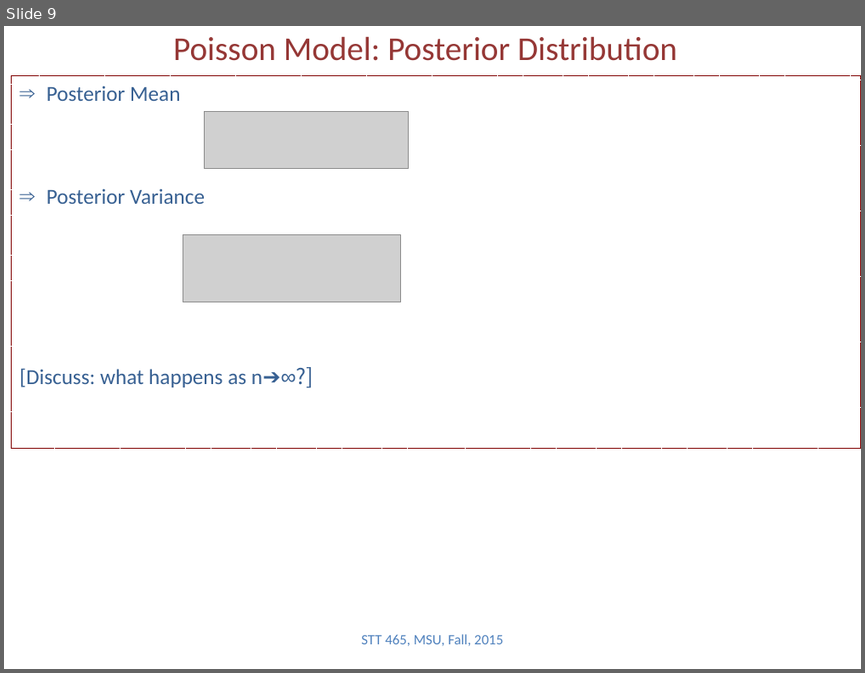
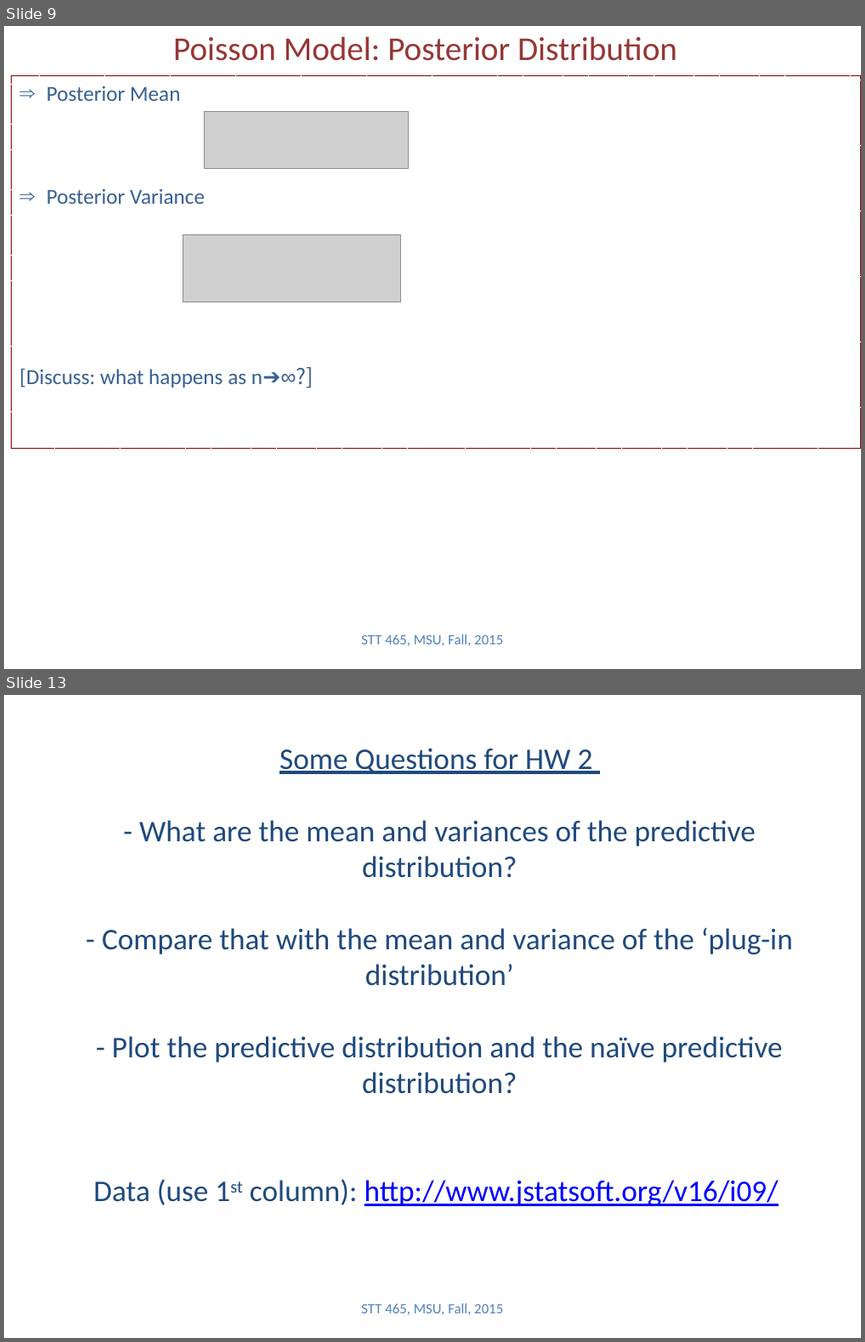
Before and after one commit to Boukos/STT465, a slide deck: STT465_3.pptx. Shown one above the other, each under a label of ours: slide 9 before the commit, slides 9 and 13 after it; the slides between them are not shown. The pictures are 865x673 and 865x1342 pixels, drawn with LibreOffice and Linux fonts; fonts in the diff are those of the drawing; grey boxes stand for pictures. Boxes give left, top, right and bottom in pixels: in the first picture for what was removed or moved away, otherwise in the second. Text is boxed around its words. In the diff, an @@ line names an element or a change of style, - is before the commit and + after.

```diff
--- a/STT465_3.pptx
+++ b/STT465_3.pptx
@@ slide 13 added at <box>4,695,861,1338</box>, background #FFFFFF @@
@@ title added at <box>93,820,793,1206</box>, 25.2 pt, text #1F497D @@
+Some Questions for HW 2
+- What are the mean and variances of the predictive distribution?
+- Compare that with the mean and variance of the ‘plug-in distribution’
+- Plot the predictive distribution and the naïve predictive distribution?
+Data (use 1st column): http://www.jstatsoft.org/v16/i09/
@@ text added at <box>361,1303,503,1315</box>, 12 pt, text #4F81BD @@
+STT 465, MSU, Fall, 2015
```
Also in this commit, not shown: 3 other slides added, 2 other files.
